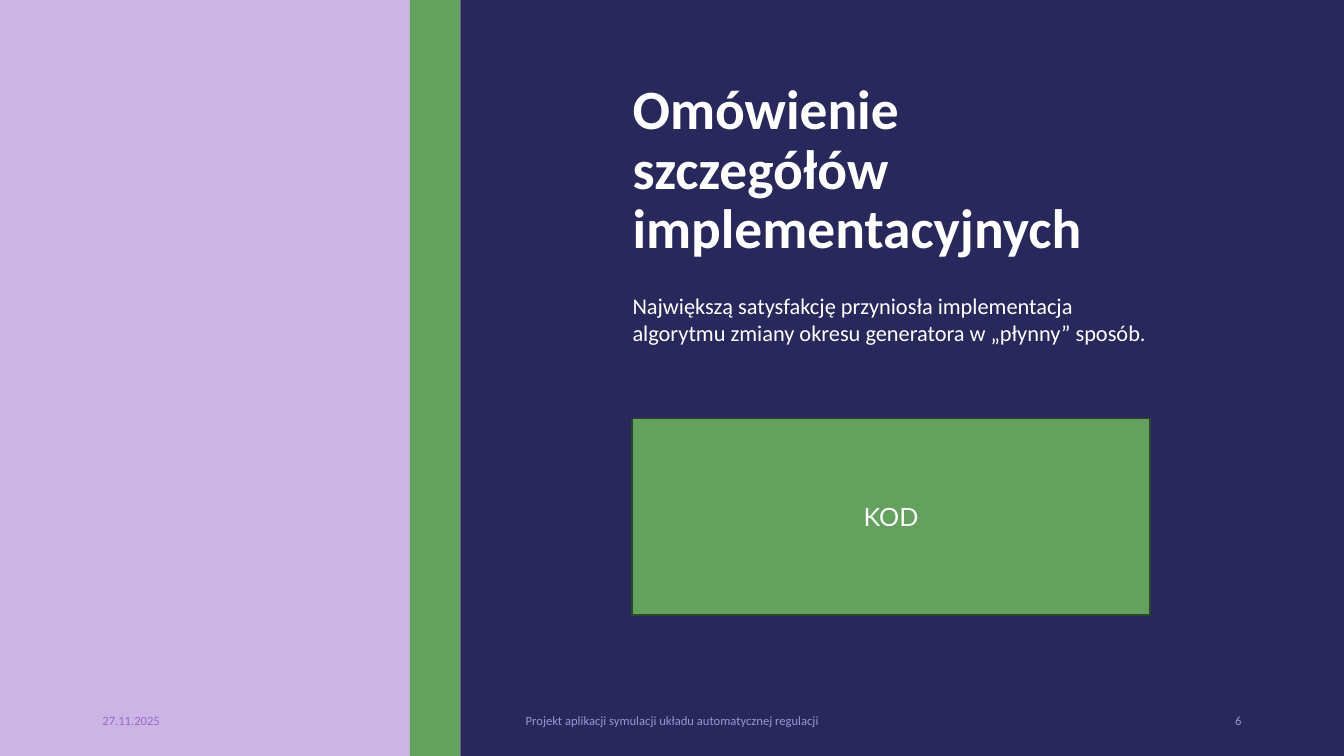
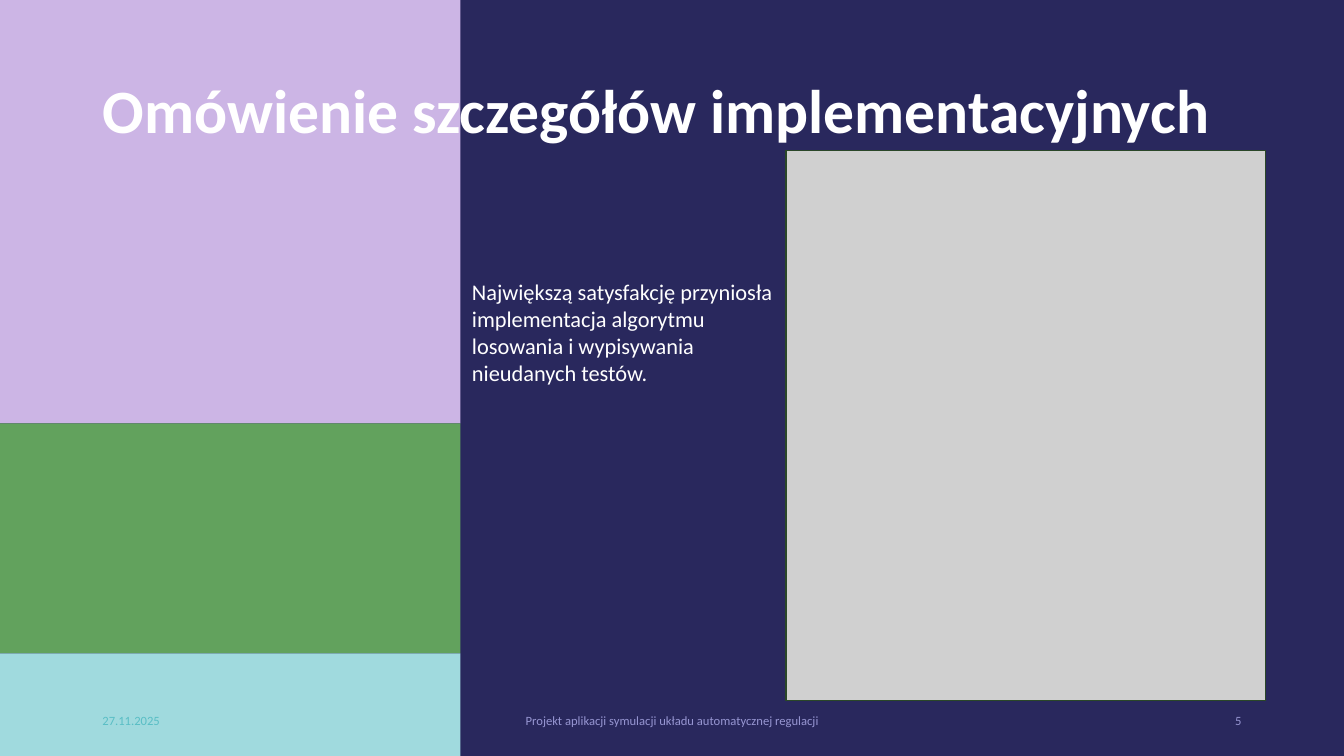
Before and after one commit to KamilWarczekIP/PK-Symulator_UAR, a slide deck: slide 5 of etap2/Projekt aplikacji symulacji układu automatycznej regulacji.pptx (slide 6 before the commit). Drawn at 1344x756 pixels with LibreOffice and Linux fonts; fonts in the diff are those of the drawing; grey boxes stand for pictures. Boxes give left, top, right and bottom in pixels: in the first picture for what was removed or moved away, otherwise in the second. Text is boxed around its words. In the diff, an @@ line names an element or a change of style, - is before the commit and + after.

```diff
--- a/etap2/Projekt aplikacji symulacji układu automatycznej regulacji.pptx
+++ b/etap2/Projekt aplikacji symulacji układu automatycznej regulacji.pptx
@@ rectangle: place and size @@
-rectangle at bbox=[0, 0, 461, 756]
+rectangle at bbox=[0, 0, 461, 423]
@@ rectangle removed at bbox=[410, 0, 461, 756] @@
@@ title "Omówienie szczegółów implementacyjnych": place and size @@
-title "Omówienie szczegółów implementacyjnych" at bbox=[633, 90, 1082, 258]
+title "Omówienie szczegółów implementacyjnych" at bbox=[102, 82, 1209, 148]
@@ title "Omówienie szczegółów implementacyjnych" at bbox=[102, 82, 1209, 148]: size 39.6 to 44 pt; vertical alignment bottom to middle @@
@@ picture added at bbox=[786, 150, 1266, 701] @@
@@ text at bbox=[472, 284, 772, 385]: text changed @@
-Największą satysfakcję przyniosła implementacja algorytmu zmiany okresu generatora w „płynny” sposób.
+Największą satysfakcję przyniosła implementacja algorytmu losowania i wypisywania nieudanych testów.
@@ rectangle removed at bbox=[632, 418, 1150, 615] @@
-KOD
@@ rectangle added at bbox=[0, 423, 461, 653], fill #62A25D @@
@@ rectangle added at bbox=[0, 653, 461, 756], fill #A0DADE @@
@@ text "27.11.2025" at bbox=[102, 717, 159, 725]: text colour #9869CA to #59BEC5; more space between paragraphs @@
@@ text "Projekt aplikacji symulacji układu automatycznej ..." at bbox=[526, 716, 818, 727]: more space between paragraphs @@
```
Also in this commit, not shown: 3 other slides changed, 1 slide removed.
